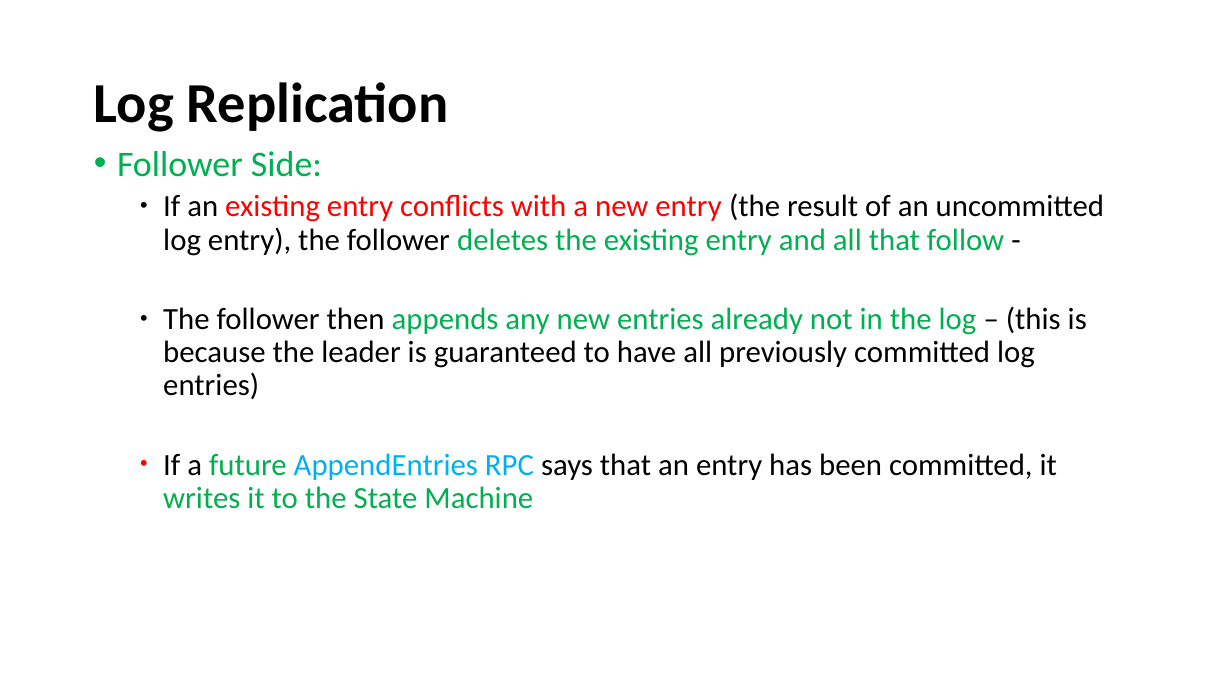
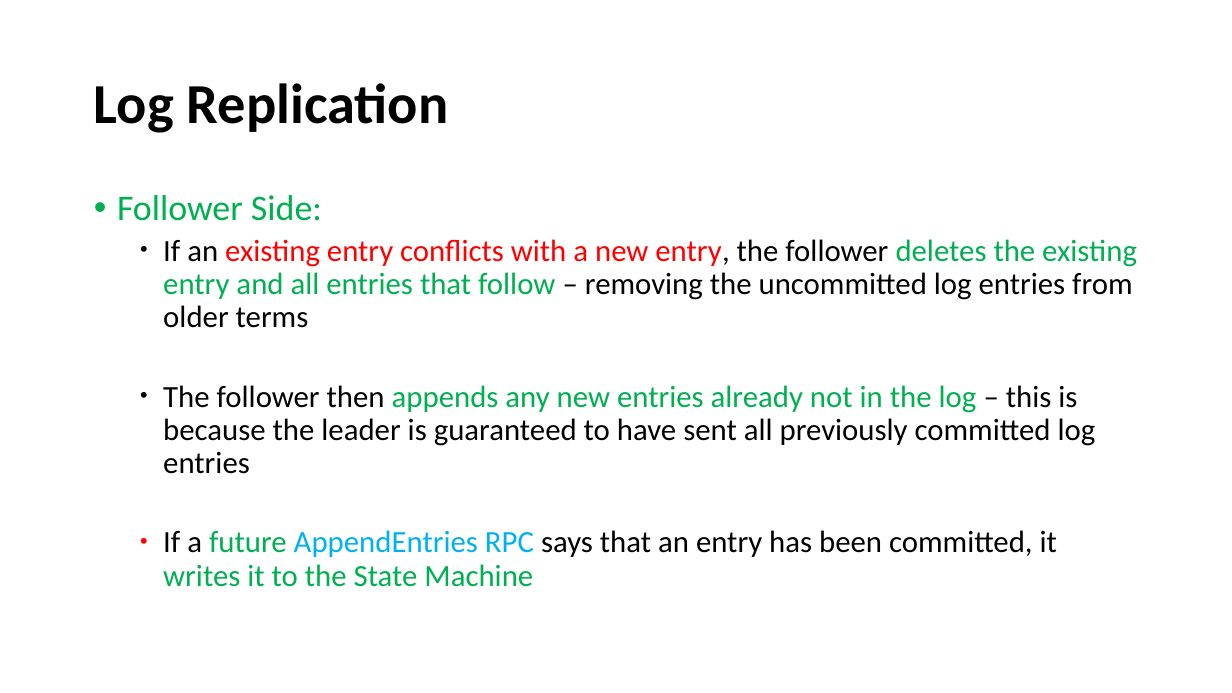
Before and after one commit to paulsaswata/public, a slide deck: slide 12 of The Raft Consensus Algorithm.pptx (slide 11 before the commit). Drawn at 1232x693 pixels with LibreOffice and Linux fonts; fonts in the diff are those of the drawing. Boxes give left, top, right and bottom in pixels: in the first picture for what was removed or moved away, otherwise in the second. Text is boxed around its words. In the diff, an @@ line names an element or a change of style, - is before the commit and + after.

```diff
--- a/The Raft Consensus Algorithm.pptx
+++ b/The Raft Consensus Algorithm.pptx
@@ text "Follower Side:": place and size @@
-text "Follower Side:" at box(117, 151, 1104, 509)
+text "Follower Side:" at box(117, 195, 1137, 587)
@@ text at box(163, 239, 1137, 474): text changed @@
-  • If an existing entry conflicts with a new entry (the result of an uncommitted log entry), the follower deletes the existing entry and all that follow -
-  • The follower then appends any new entries already not in the log – (this is because the leader is guaranteed to have all previously committed log entries)
+  • If an existing entry conflicts with a new entry, the follower deletes the existing entry and all entries that follow – removing the uncommitted log entries from older terms
+  • The follower then appends any new entries already not in the log – this is because the leader is guaranteed to have sent all previously committed log entries
```
Also in this commit, not shown: 5 other slides changed, 2 slides added.
